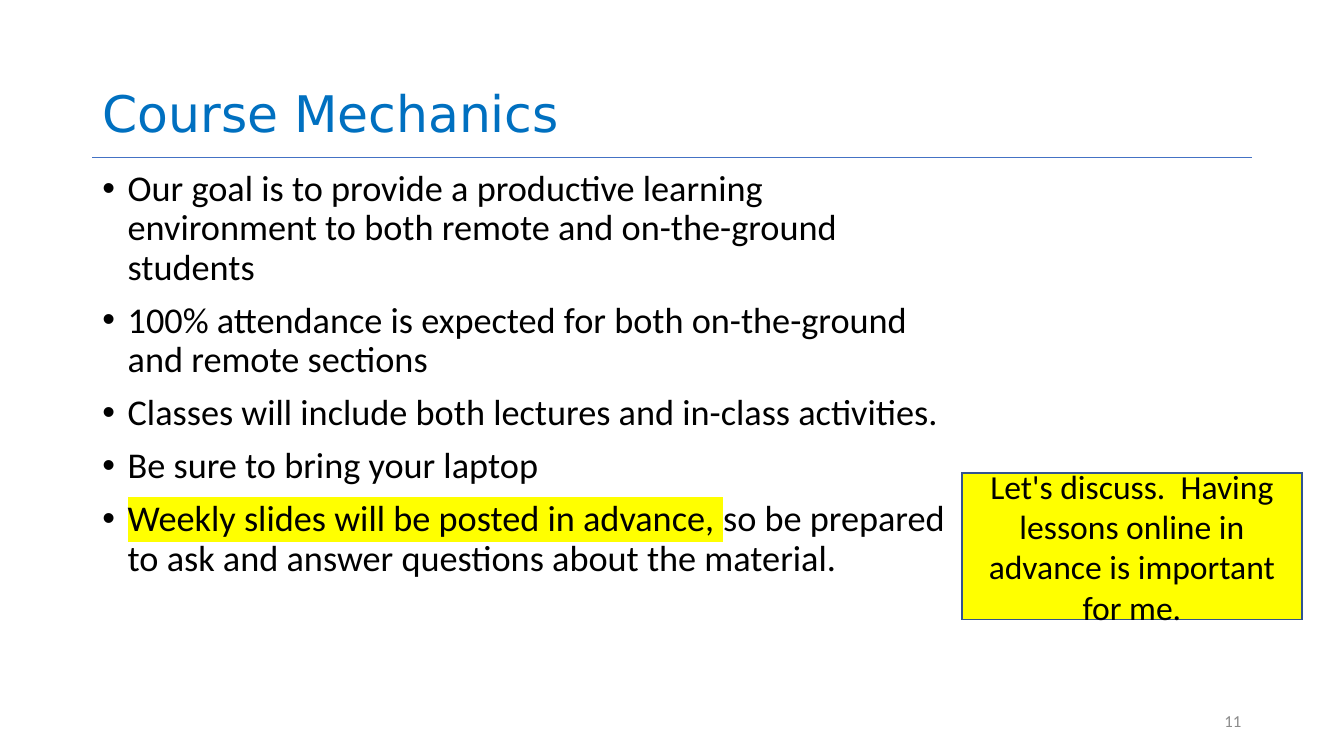
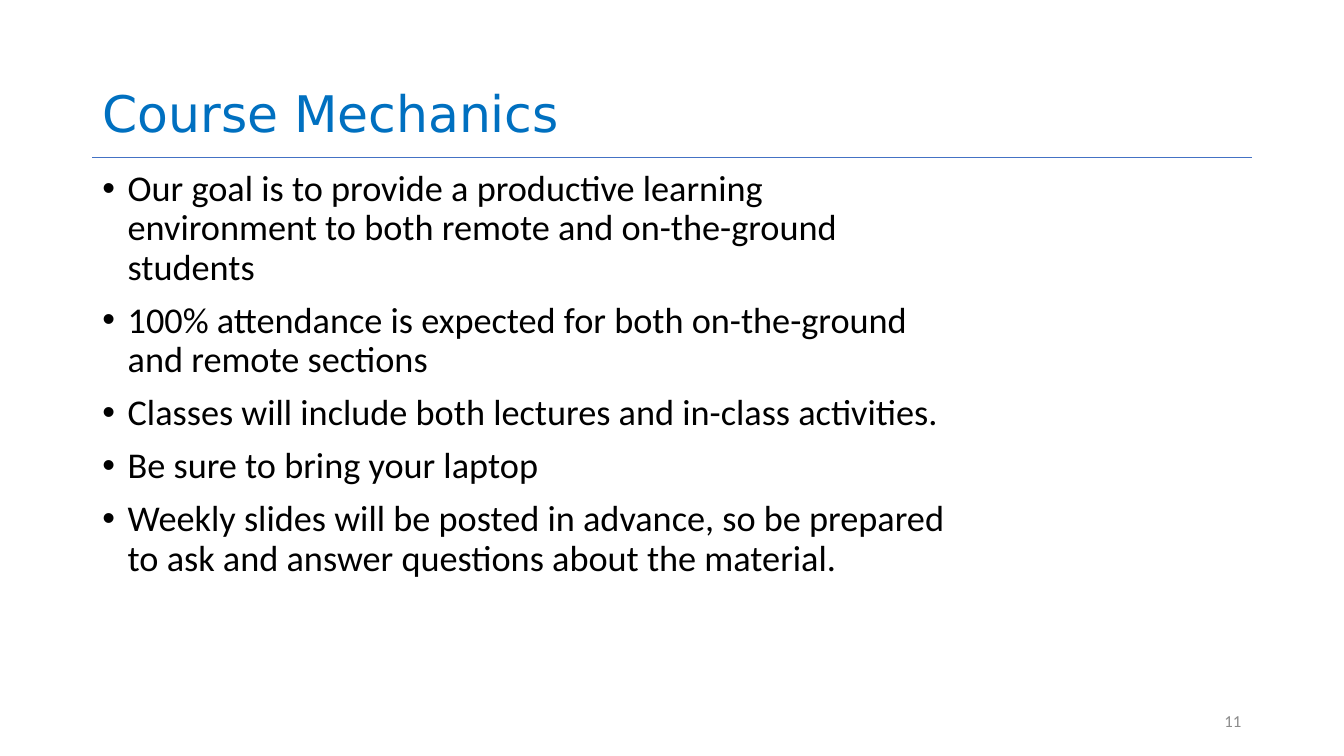
Before and after one commit to neu-se/CS4530-Spring-2022, a slide deck: slide 11 of Slides/Lesson 1.1 Course Introduction.pptx. Drawn at 1344x756 pixels with LibreOffice and Linux fonts; fonts in the diff are those of the drawing. Boxes give left, top, right and bottom in pixels: in the first picture for what was removed or moved away, otherwise in the second. Text is boxed around its words. In the diff, an @@ line names an element or a change of style, - is before the commit and + after.

```diff
--- a/Slides/Lesson 1.1 Course Introduction.pptx
+++ b/Slides/Lesson 1.1 Course Introduction.pptx
@@ rectangle removed at box(962, 473, 1302, 619) @@
-Let's discuss. Having lessons online in advance is important for me.
@@ text at box(128, 505, 944, 577): highlight #FFFF00 to none in "Weekly slides will be posted in advance," @@
```
Also in this commit, not shown: 7 other slides changed, 5 slides removed.
